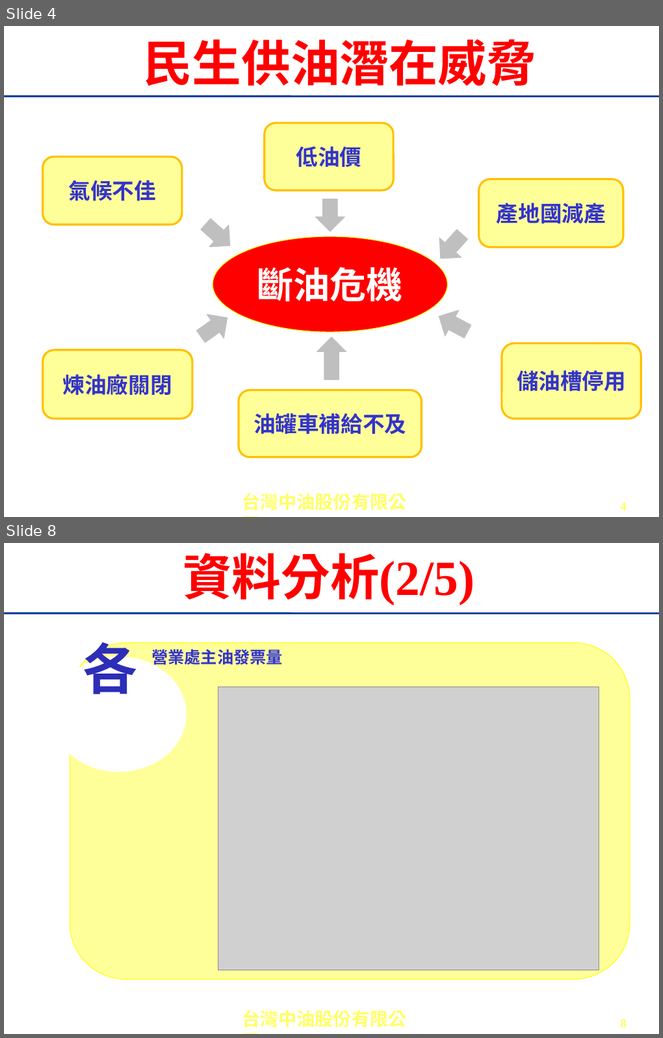
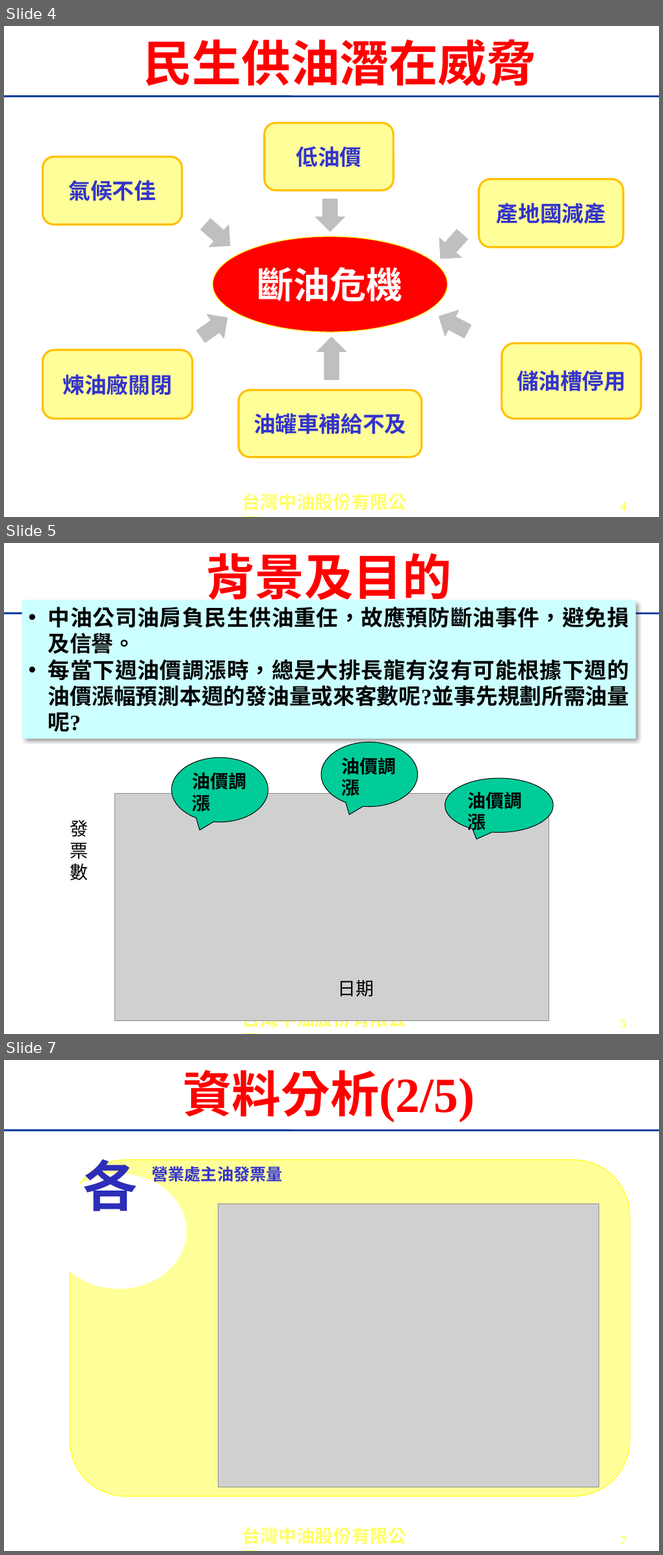
Before and after one commit to seiching/pythonclass, a slide deck: hackson/1061121-中油黑客松(高雄).pptx. Shown one above the other, each under a label of ours: slides 4 and 8 before the commit, slides 4, 5 and 7 after it; the slides between them are not shown. The pictures are 663x1038 and 663x1555 pixels, drawn with LibreOffice and Linux fonts; fonts in the diff are those of the drawing; grey boxes stand for pictures; background and template pictures are left out. Boxes give left, top, right and bottom in pixels: in the first picture for what was removed or moved away, otherwise in the second. Text is boxed around its words. In the diff, an @@ line names an element or a change of style, - is before the commit and + after.

```diff
--- a/hackson/1061121-中油黑客松(高雄).pptx
+++ b/hackson/1061121-中油黑客松(高雄).pptx
@@ slide 5 added at bbox=[4, 543, 659, 1034], background #FFFFFF; not listed: 1 template element that a slide beside it also shows @@
@@ title added at bbox=[206, 553, 452, 607], 54 pt, text #FF0000, bold @@
+背景及目的
@@ rectangle added at bbox=[22, 600, 636, 739], fill #CCFFFF, 24 pt, text #000000, bold @@
+• 中油公司油肩負民生供油重任，故應預防斷油事件，避免損及信譽。
+• 每當下週油價調漲時，總是大排長龍有沒有可能根據下週的油價漲幅預測本週的發油量或來客數呢?並事先規劃所需油量呢?
@@ line added from (4, 613) to (659, 613), #003399 2 pt @@
@@ speech bubble added at bbox=[321, 742, 417, 806], fill #00CC99, outline #000000 0.75 pt, 20 pt, text #000000, bold @@
+油價調漲
@@ speech bubble added at bbox=[172, 758, 268, 822], fill #00CC99, outline #000000 0.75 pt, 20 pt, text #000000, bold @@
+油價調漲
@@ picture added at bbox=[114, 794, 549, 1021] @@
@@ speech bubble added at bbox=[445, 778, 553, 833], fill #00CC99, outline #000000 0.75 pt, 20 pt, text #000000, bold @@
+油價調漲
@@ text added at bbox=[70, 820, 88, 880], 20 pt, text #000000 @@
+發票數
@@ text added at bbox=[338, 980, 374, 997], 20 pt, text #000000 @@
+日期
@@ page number added at bbox=[620, 1019, 627, 1028], 14 pt, text #FFFF66, bold @@
+5
@@ what was slide 8 is now slide 7 @@
@@ page number at bbox=[620, 1536, 627, 1545]: text changed @@
-8
+7
```
Also in this commit, not shown: 2 slides changed, 2 slides removed.
